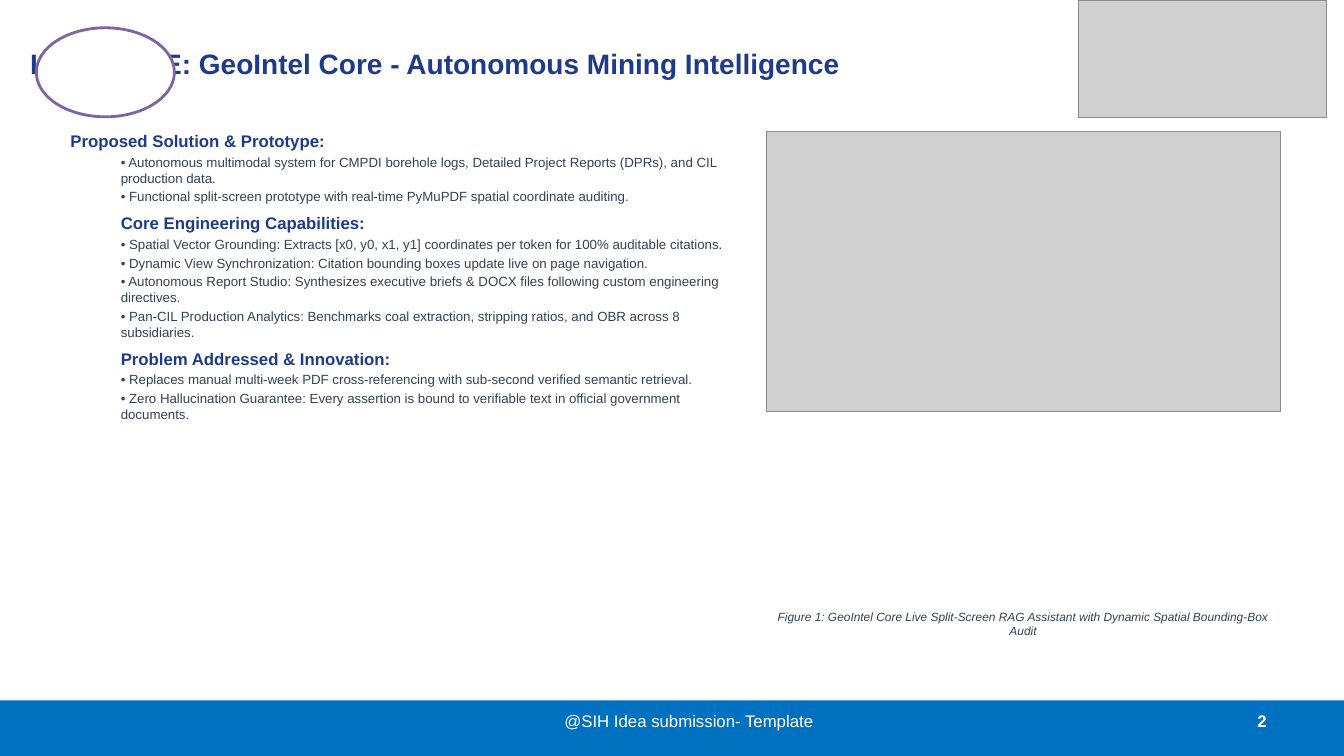
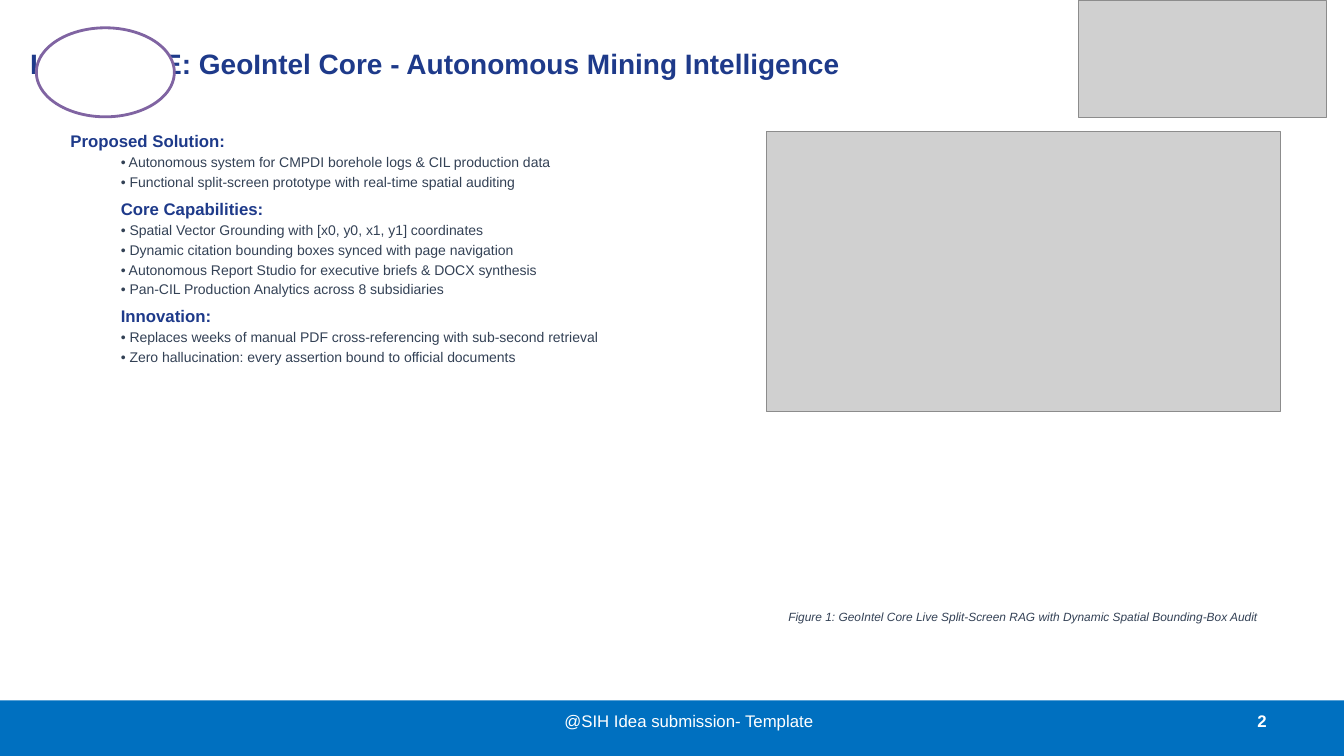
Before and after one commit to Sankar7567/data_miners, a slide deck: slide 2 of SIH2026_GeoIntel_Core_Data_Miners.pptx. Drawn at 1344x756 pixels with LibreOffice and Linux fonts; fonts in the diff are those of the drawing; grey boxes stand for pictures. Boxes give left, top, right and bottom in pixels: in the first picture for what was removed or moved away, otherwise in the second. Text is boxed around its words. In the diff, an @@ line names an element or a change of style, - is before the commit and + after.

```diff
--- a/SIH2026_GeoIntel_Core_Data_Miners.pptx
+++ b/SIH2026_GeoIntel_Core_Data_Miners.pptx
@@ text at (70,135,598,365): text changed; size 9.5 to 10 pt @@
-Proposed Solution & Prototype:
-  • Autonomous multimodal system for CMPDI borehole logs, Detailed Project Reports (DPRs), and CIL production data.
-  • Functional split-screen prototype with real-time PyMuPDF spatial coordinate auditing.
-Core Engineering Capabilities:
-  • Spatial Vector Grounding: Extracts [x0, y0, x1, y1] coordinates per token for 100% auditable citations.
-  • Dynamic View Synchronization: Citation bounding boxes update live on page navigation.
-  • Autonomous Report Studio: Synthesizes executive briefs & DOCX files following custom engineering directives.
-  • Pan-CIL Production Analytics: Benchmarks coal extraction, stripping ratios, and OBR across 8 subsidiaries.
-Problem Addressed & Innovation:
-  • Replaces manual multi-week PDF cross-referencing with sub-second verified semantic retrieval.
-  • Zero Hallucination Guarantee: Every assertion is bound to verifiable text in official government documents.
+Proposed Solution:
+  • Autonomous system for CMPDI borehole logs & CIL production data
+  • Functional split-screen prototype with real-time spatial auditing
+Core Capabilities:
+  • Spatial Vector Grounding with [x0, y0, x1, y1] coordinates
+  • Dynamic citation bounding boxes synced with page navigation
+  • Autonomous Report Studio for executive briefs & DOCX synthesis
+  • Pan-CIL Production Analytics across 8 subsidiaries
+Innovation:
+  • Replaces weeks of manual PDF cross-referencing with sub-second retrieval
+  • Zero hallucination: every assertion bound to official documents
@@ text at (788,612,1257,624): text changed @@
-Figure 1: GeoIntel Core Live Split-Screen RAG Assistant with Dynamic Spatial Bounding-Box Audit
+Figure 1: GeoIntel Core Live Split-Screen RAG with Dynamic Spatial Bounding-Box Audit
```
Also in this commit, not shown: 5 other slides changed, 9 other files.
